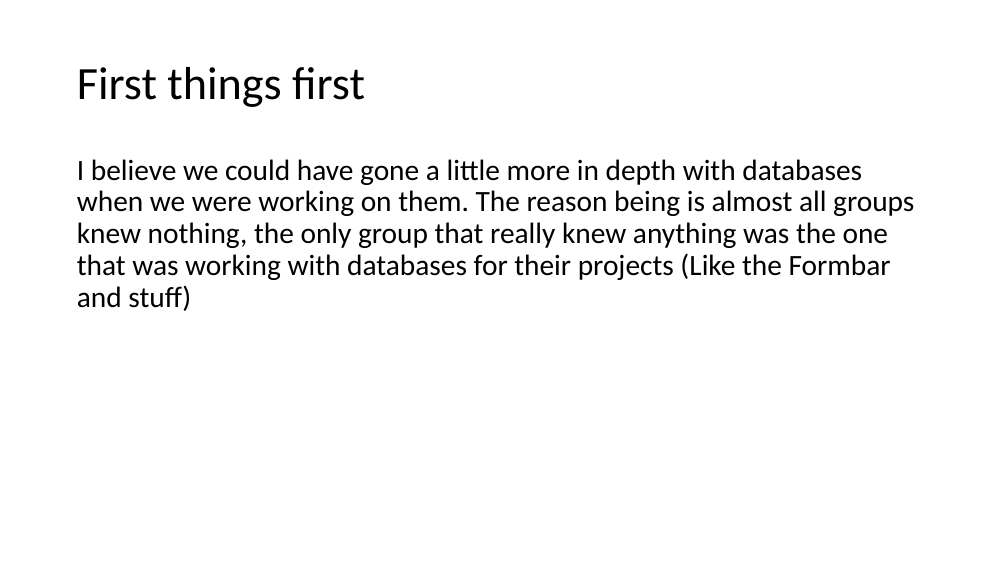
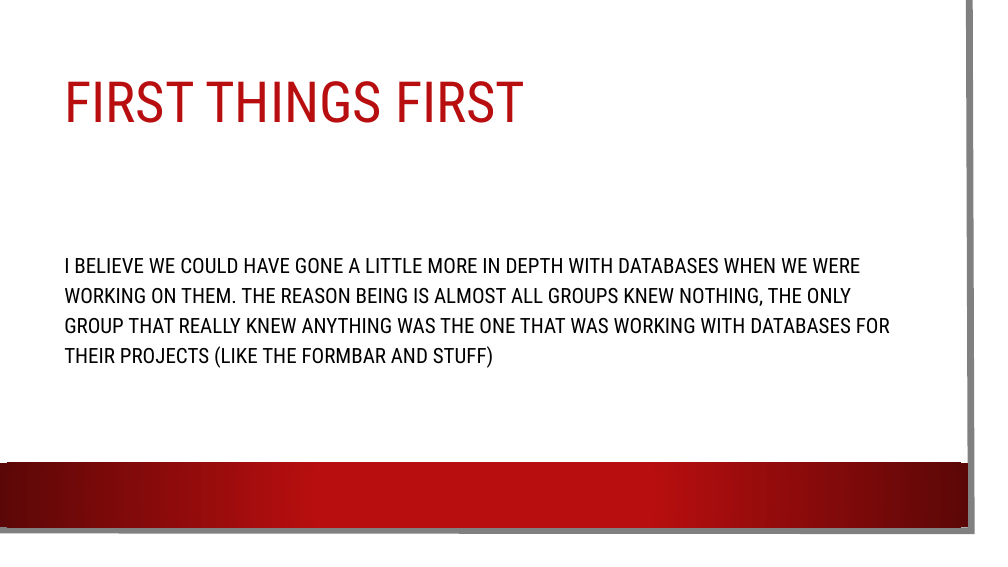
Before and after one commit to csmith1188/docpacs2122, a slide deck: slide 2 of docpac_mar18/Jaysin/ShourSnourGlass.pptx. Drawn at 1008x567 pixels with LibreOffice and Linux fonts; fonts in the diff are those of the drawing; background and template pictures are left out. Boxes give left, top, right and bottom in pixels: in the first picture for what was removed or moved away, otherwise in the second. Text is boxed around its words. In the diff, an @@ line names an element or a change of style, - is before the commit and + after.

```diff
--- a/docpac_mar18/Jaysin/ShourSnourGlass.pptx
+++ b/docpac_mar18/Jaysin/ShourSnourGlass.pptx
@@ rectangle added at (x1=0, y1=0, x2=991, y2=550), fill #FFFFFF @@
@@ freeform shape added at (x1=0, y1=0, x2=972, y2=531), outline #808080 6.5 pt @@
@@ title at (x1=64, y1=81, x2=525, y2=123): text changed; size 44 to 54 pt; font Calibri to Roboto Condensed; text colour #000000 to #B80E0F @@
-First things first
+FIRST THINGS FIRST
@@ text "I BELIEVE WE COULD HAVE ..." at (x1=64, y1=258, x2=890, y2=368): vertical alignment top to middle @@
@@ text at (x1=64, y1=258, x2=890, y2=368): text changed; size 28 to 20 pt; font Calibri to Roboto Condensed @@
-I believe we could have gone a little more in depth with databases when we were working on them. The reason being is almost all groups knew nothing, the only group that really knew anything was the one that was working with databases for their projects (Like the Formbar and stuff)
+I BELIEVE WE COULD HAVE GONE A LITTLE MORE IN DEPTH WITH DATABASES WHEN WE WERE WORKING ON THEM. THE REASON BEING IS ALMOST ALL GROUPS KNEW NOTHING, THE ONLY GROUP THAT REALLY KNEW ANYTHING WAS THE ONE THAT WAS WORKING WITH DATABASES FOR THEIR PROJECTS (LIKE THE FORMBAR AND STUFF)
@@ rectangle added at (x1=0, y1=463, x2=968, y2=527), fill gradient #B80E0F to #5C0707 @@
```
Also in this commit, not shown: 6 other slides changed.
